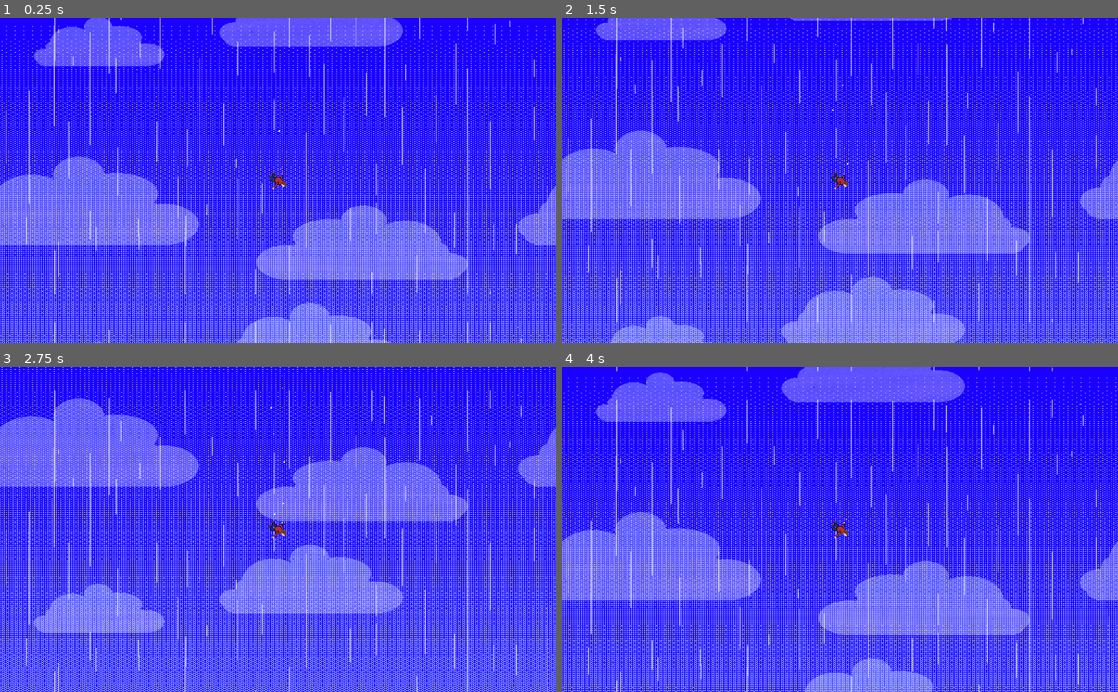
Above: before the commit, frames 1-4 (two rows, left to right).
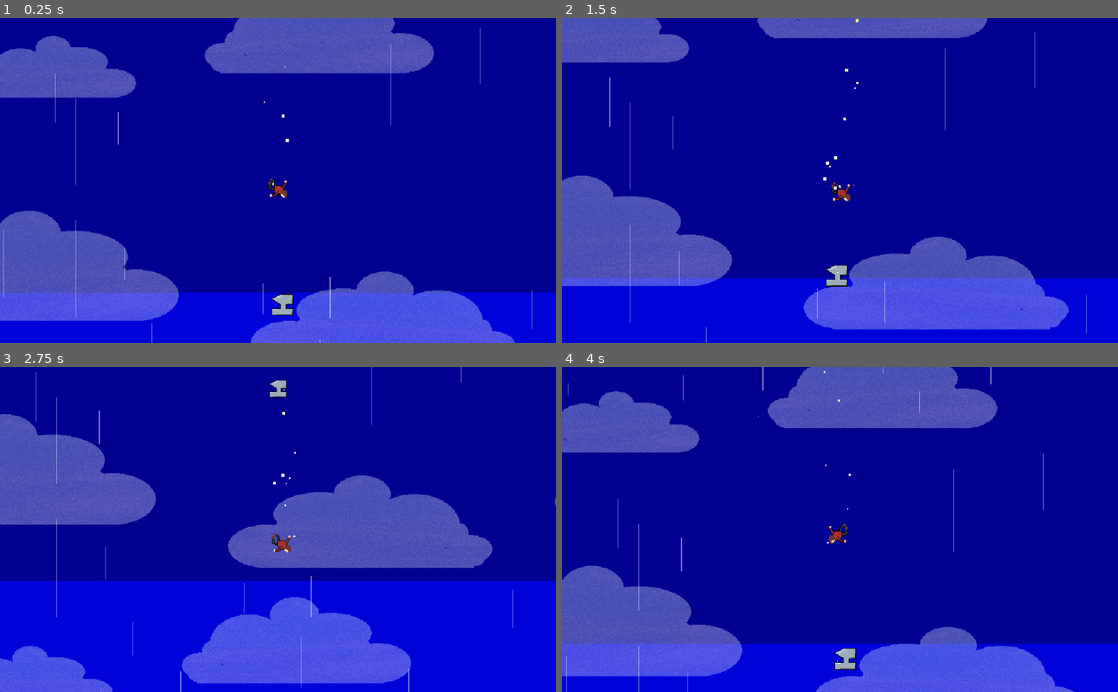
Above: after the commit, the same moments.

Repository: tradfursten/spelsylt6_clutching_at_straws
Game: Godot game, scene res://src/Main.tscn
The game is run twice, just before and just after one commit, with the same random seed, the same clock (stepped at 60 frames per second) and the same inputs. Before the commit the project has no main scene; this scene is started directly in both runs.
Inputs (mouse positions are in pixels of both pictures, inside the frame that each line leads up to):
- Up to frame 1 (0.25 s): no input
- Up to frame 2 (1.5 s): tap Enter (ui_accept) at 0.5, 0.77 s; move the mouse to (962, 164) at 0.52 s; hold Right (ui_right) 0.53-1.25 s; click (962, 164) at 0.6 s; drag from (728, 196) to (812, 245) at 1.27 s
- Up to frame 3 (2.75 s): move the mouse to (333, 458) at 2.02 s; hold Right (ui_right) from 2.03 s (still down); click (333, 458) at 2.1 s
- Up to frame 4 (4 s): release Right (ui_right) at 2.75 s; drag from (812, 594) to (673, 480) at 2.77 s; move the mouse to (1006, 578) at 3.52 s; hold Left (ui_left) from 3.53 s (still down); click (1006, 578) at 3.6 s; tap Enter (ui_accept) at 3.77 s

The runs differ from the first frame. In frame 1, 100% of the frame differs, in the area x 0-100%, y 0-100%; in frame 2, 100%; in frame 3, 100%; in frame 4, 100%.
Error after the commit: Attempt to call function 'display_item' in base 'null instance' on a null instance. (res://src/InventoryDisplay.gd:18)

Commit message:
Added anvil

Diff:
--- a/Inventory.gd
+++ b/Inventory.gd
@@ -2,9 +2,11 @@
 class_name Inventory
 
 signal items_changed(indexes)
+signal item_added(item)
+
+var drag_data = null
 
 export(Array, Resource) var items = [
-	null, null, null
 ]
 
 func set_item(item_index, item):
@@ -25,3 +27,7 @@
 	items[item_index] = null
 	emit_signal("items_changed", [item_index])
 	return previous_item
+
+func add_item(item):
+	items.push_back(item)
+	emit_signal("item_added", item)
--- a/assets/items/inventory.tres
+++ b/assets/items/inventory.tres
@@ -1,8 +1,7 @@
-[gd_resource type="Resource" load_steps=3 format=2]
+[gd_resource type="Resource" load_steps=2 format=2]
 
 [ext_resource path="res://Inventory.gd" type="Script" id=1]
-[ext_resource path="res://assets/items/anvil.tres" type="Resource" id=2]
 
 [resource]
 script = ExtResource( 1 )
-items = [ null, ExtResource( 2 ), null ]
+items = [  ]
--- a/project.godot
+++ b/project.godot
@@ -27,6 +27,7 @@
 [application]
 
 config/name="Spelsylt6_ClutchingAtStraws"
+run/main_scene="res://src/Main.tscn"
 config/icon="res://icon.png"
 
 [importer_defaults]
@@ -52,6 +53,42 @@
 "svg/scale": 1.0
 }
 
+[input]
+
+ui_left={
+"deadzone": 0.5,
+"events": [ Object(InputEventKey,"resource_local_to_scene":false,"resource_name":"","device":0,"alt":false,"shift":false,"control":false,"meta":false,"command":false,"pressed":false,"scancode":16777231,"unicode":0,"echo":false,"script":null)
+, Object(InputEventJoypadButton,"resource_local_to_scene":false,"resource_name":"","device":0,"button_index":14,"pressure":0.0,"pressed":false,"script":null)
+, Object(InputEventKey,"resource_local_to_scene":false,"resource_name":"","device":0,"alt":false,"shift":false,"control":false,"meta":false,"command":false,"pressed":false,"scancode":65,"unicode":0,"echo":false,"script":null)
+ ]
+}
+ui_right={
+"deadzone": 0.5,
+"events": [ Object(InputEventKey,"resource_local_to_scene":false,"resource_name":"","device":0,"alt":false,"shift":false,"control":false,"meta":false,"command":false,"pressed":false,"scancode":16777233,"unicode":0,"echo":false,"script":null)
+, Object(InputEventJoypadButton,"resource_local_to_scene":false,"resource_name":"","device":0,"button_index":15,"pressure":0.0,"pressed":false,"script":null)
+, Object(InputEventKey,"resource_local_to_scene":false,"resource_name":"","device":0,"alt":false,"shift":false,"control":false,"meta":false,"command":false,"pressed":false,"scancode":68,"unicode":0,"echo":false,"script":null)
+ ]
+}
+ui_up={
+"deadzone": 0.5,
+"events": [ Object(InputEventKey,"resource_local_to_scene":false,"resource_name":"","device":0,"alt":false,"shift":false,"control":false,"meta":false,"command":false,"pressed":false,"scancode":16777232,"unicode":0,"echo":false,"script":null)
+, Object(InputEventJoypadButton,"resource_local_to_scene":false,"resource_name":"","device":0,"button_index":12,"pressure":0.0,"pressed":false,"script":null)
+, Object(InputEventKey,"resource_local_to_scene":false,"resource_name":"","device":0,"alt":false,"shift":false,"control":false,"meta":false,"command":false,"pressed":false,"scancode":87,"unicode":0,"echo":false,"script":null)
+ ]
+}
+ui_down={
+"deadzone": 0.5,
+"events": [ Object(InputEventKey,"resource_local_to_scene":false,"resource_name":"","device":0,"alt":false,"shift":false,"control":false,"meta":false,"command":false,"pressed":false,"scancode":16777234,"unicode":0,"echo":false,"script":null)
+, Object(InputEventJoypadButton,"resource_local_to_scene":false,"resource_name":"","device":0,"button_index":13,"pressure":0.0,"pressed":false,"script":null)
+, Object(InputEventKey,"resource_local_to_scene":false,"resource_name":"","device":0,"alt":false,"shift":false,"control":false,"meta":false,"command":false,"pressed":false,"scancode":83,"unicode":0,"echo":false,"script":null)
+ ]
+}
+ui_left_mouse={
+"deadzone": 0.5,
+"events": [ Object(InputEventMouseButton,"resource_local_to_scene":false,"resource_name":"","device":0,"alt":false,"shift":false,"control":false,"meta":false,"command":false,"button_mask":0,"position":Vector2( 0, 0 ),"global_position":Vector2( 0, 0 ),"factor":1.0,"button_index":1,"pressed":false,"doubleclick":false,"script":null)
+ ]
+}
+
 [physics]
 
 common/enable_pause_aware_picking=true
--- a/src/BloodParticle.tscn
+++ b/src/BloodParticle.tscn
@@ -1,7 +1,7 @@
 [gd_scene load_steps=4 format=2]
 
-[sub_resource type="RectangleShape2D" id=1]
-extents = Vector2( 2.40769, 2.496 )
+[sub_resource type="CircleShape2D" id=4]
+radius = 2.55974
 
 [sub_resource type="Gradient" id=2]
 offsets = PoolRealArray( 0, 0.952229, 0.993631, 1 )
@@ -16,7 +16,7 @@
 collision_mask = 2
 
 [node name="CollisionShape2D" type="CollisionShape2D" parent="."]
-shape = SubResource( 1 )
+shape = SubResource( 4 )
 
 [node name="Sprite" type="Sprite" parent="."]
 position = Vector2( 0.00903612, 0.0361481 )
--- a/src/InventoryContainer.tscn
+++ b/src/InventoryContainer.tscn
@@ -22,5 +22,7 @@
 [node name="InventoryDisplay" parent="CenterContainer" instance=ExtResource( 1 )]
 anchor_right = 0.0
 anchor_bottom = 0.0
-margin_right = 120.0
-margin_bottom = 40.0
+margin_left = 48.0
+margin_top = 20.0
+margin_right = 48.0
+margin_bottom = 20.0
--- a/src/InventoryDisplay.gd
+++ b/src/InventoryDisplay.gd
@@ -1,8 +1,10 @@
 extends GridContainer
 
 var inventory = preload("res://assets/items/inventory.tres")
+var InventorySlotDisplay = preload("res://src/InventorySlotDisplay.tscn")
 
 func _ready() -> void:
+	inventory.connect("item_added", self, "_on_item_added")
 	inventory.connect("items_changed", self, "_on_items_changed")
 	update_inventory_display()
 
@@ -18,3 +20,8 @@
 func _on_items_changed(indexes):
 	for item_index in indexes:
 		update_inventory_slot_display(item_index)
+
+func _on_item_added(item):
+	var new_slot = InventorySlotDisplay.instance()
+	new_slot.display_item(item)
+	add_child(new_slot)
--- a/src/InventoryDisplay.tscn
+++ b/src/InventoryDisplay.tscn
@@ -1,6 +1,5 @@
-[gd_scene load_steps=3 format=2]
+[gd_scene load_steps=2 format=2]
 
-[ext_resource path="res://src/InventorySlotDisplay.tscn" type="PackedScene" id=1]
 [ext_resource path="res://src/InventoryDisplay.gd" type="Script" id=2]
 
 [node name="InventoryDisplay" type="GridContainer"]
@@ -13,23 +12,3 @@
 __meta__ = {
 "_edit_use_anchors_": false
 }
-
-[node name="InventorySlotDisplay3" parent="." instance=ExtResource( 1 )]
-anchor_right = 0.0
-anchor_bottom = 0.0
-margin_right = 341.0
-margin_bottom = 600.0
-
-[node name="InventorySlotDisplay2" parent="." instance=ExtResource( 1 )]
-anchor_right = 0.0
-anchor_bottom = 0.0
-margin_left = 341.0
-margin_right = 682.0
-margin_bottom = 600.0
-
-[node name="InventorySlotDisplay" parent="." instance=ExtResource( 1 )]
-anchor_right = 0.0
-anchor_bottom = 0.0
-margin_left = 682.0
-margin_right = 1023.0
-margin_bottom = 600.0
--- a/src/InventorySlotDisplay.gd
+++ b/src/InventorySlotDisplay.gd
@@ -19,6 +19,7 @@
 		var drag_preview = TextureRect.new()
 		drag_preview.texture = item.texture
 		set_drag_preview(drag_preview)
+		inventory.drag_data = data
 		return data
 
 func can_drop_data(_position, data):
--- a/src/Main.gd
+++ b/src/Main.gd
@@ -1,4 +1,9 @@
 extends Node2D
+var inventory = preload("res://assets/items/inventory.tres")
+
+func _ready() -> void:
+	for child in $items.get_children():
+		child.connect("pick_up_item", self, "_on_pick_up_item")
 
 func _physics_process(delta: float) -> void:
 	if Input.is_action_pressed("ui_accept"):
@@ -7,3 +12,9 @@
 
 func _on_Area2D_body_entered(body: Node) -> void:
 	$Player.hit_ground()
+
+
+func _on_pick_up_item(child, item):
+	print("Pick up " + item.name)
+	inventory.add_item(item)
+	child.queue_free()
--- a/src/Main.tscn
+++ b/src/Main.tscn
@@ -6,12 +6,16 @@
 [ext_resource path="res://assets/background/lines.png" type="Texture" id=4]
 [ext_resource path="res://src/Main.gd" type="Script" id=5]
 [ext_resource path="res://assets/background/ground.png" type="Texture" id=6]
+[ext_resource path="res://assets/items/anvil.tres" type="Resource" id=7]
+[ext_resource path="res://src/items/ItemBase.tscn" type="PackedScene" id=8]
+[ext_resource path="res://assets/items/anvil.png" type="Texture" id=9]
+[ext_resource path="res://src/InventoryDisplay.tscn" type="PackedScene" id=10]
+
+[sub_resource type="RectangleShape2D" id=2]
+extents = Vector2( 3124.1, 63.4932 )
 
 [sub_resource type="RectangleShape2D" id=1]
 extents = Vector2( 2485.94, 114.737 )
-
-[sub_resource type="RectangleShape2D" id=2]
-extents = Vector2( 3124.1, 63.4932 )
 
 [node name="Node2D" type="Node2D"]
 script = ExtResource( 5 )
@@ -47,27 +51,56 @@
 texture = ExtResource( 4 )
 centered = false
 
-[node name="Area2D" type="Area2D" parent="."]
+[node name="ground" type="Node2D" parent="."]
 
-[node name="CollisionShape2D" type="CollisionShape2D" parent="Area2D"]
+[node name="StaticBody2D" type="StaticBody2D" parent="ground"]
+position = Vector2( 658.362, 3438.39 )
+collision_layer = 2
+collision_mask = 3
+
+[node name="CollisionShape2D" type="CollisionShape2D" parent="ground/StaticBody2D"]
+position = Vector2( -5.04065, 19.3225 )
+shape = SubResource( 2 )
+
+[node name="Area2D" type="Area2D" parent="ground"]
+collision_layer = 4
+
+[node name="CollisionShape2D" type="CollisionShape2D" parent="ground/Area2D"]
 position = Vector2( 542.385, 3500 )
 shape = SubResource( 1 )
 
-[node name="Sprite" type="Sprite" parent="Area2D/CollisionShape2D"]
+[node name="Sprite" type="Sprite" parent="ground/Area2D/CollisionShape2D"]
 position = Vector2( 242.723, 150.958 )
 scale = Vector2( 5.68255, 1.08261 )
 texture = ExtResource( 6 )
 
-[node name="StaticBody2D" type="StaticBody2D" parent="."]
-position = Vector2( 658.362, 3438.39 )
-collision_layer = 2
-collision_mask = 2
-
-[node name="CollisionShape2D" type="CollisionShape2D" parent="StaticBody2D"]
-position = Vector2( -5.04065, 19.3225 )
-shape = SubResource( 2 )
-
 [node name="Player" parent="." instance=ExtResource( 1 )]
 position = Vector2( 522.608, 309.612 )
 
-[connection signal="body_entered" from="Area2D" to="." method="_on_Area2D_body_entered"]
+[node name="items" type="Node2D" parent="."]
+
+[node name="Item3" parent="items" instance=ExtResource( 8 )]
+position = Vector2( 528.83, 504.665 )
+texture = ExtResource( 9 )
+item = ExtResource( 7 )
+
+[node name="Control" type="CanvasLayer" parent="."]
+
+[node name="CenterContainer" type="CenterContainer" parent="Control"]
+anchor_right = 1.0
+margin_top = 20.0
+margin_bottom = 40.0
+__meta__ = {
+"_edit_use_anchors_": false
+}
+
+[node name="InventoryDisplay" parent="Control/CenterContainer" instance=ExtResource( 10 )]
+anchor_right = 0.0
+anchor_bottom = 0.0
+margin_left = 512.0
+margin_top = 10.0
+margin_right = 512.0
+margin_bottom = 10.0
+columns = 10
+
+[connection signal="body_entered" from="ground/Area2D" to="." method="_on_Area2D_body_entered"]
--- a/src/Player.gd
+++ b/src/Player.gd
@@ -1,27 +1,64 @@
 extends KinematicBody2D
+var inventory = preload("res://assets/items/inventory.tres")
 
+const HORIZONTAL_MOVEMENT = 30
+const VERTICAL_MOVEMENT = 20
 
 var gravity = 100
-
 var velocity = Vector2()
 
 var dead = false
+var item = null
 
 func _ready() -> void:
 	$AnimationPlayer.play("falling")
 
 
 func _physics_process(delta: float) -> void:
+	if dead:
+		return
 
 	velocity.y = gravity
+
+	var x = Input.get_action_strength("ui_right") - Input.get_action_strength("ui_left")
+	var y = Input.get_action_strength("ui_down") - Input.get_action_strength("ui_up")
+	velocity.x = x * HORIZONTAL_MOVEMENT
+	velocity.y = velocity.y + (x*VERTICAL_MOVEMENT)
+	if x < 0:
+		$AnimatedSprite.flip_h = true
+	elif x > 0:
+		$AnimatedSprite.flip_h = false
 
 	velocity = move_and_slide(velocity)
 
 func hit_ground():
-	velocity.y = 0
-	gravity = 0
 	if not dead:
 		$BloodSplaterComponent.splatter()
 		$AnimationPlayer.play("dead")
 	else:
 		dead = true
+
+func can_drop_data(_pos, data):
+	print(data)
+
+
+func _on_KinematicBody2D_input_event(viewport: Node, event: InputEvent, shape_idx: int) -> void:
+	if event.is_action_released("ui_left_mouse") and inventory.drag_data != null:
+		print(get_viewport().get_mouse_position())
+		if inventory.drag_data is Dictionary:
+			item = inventory.drag_data.item
+			print(inventory.drag_data.item)
+			match inventory.drag_data.item.name:
+				"Anvil":
+					$AnimationPlayer.play("holding_anvil")
+					$EffectTimer.start()
+
+
+
+		inventory.drag_data = null
+
+
+func _on_EffectTimer_timeout() -> void:
+	match item.name:
+		"Anvil" :
+			gravity = 2000
--- a/src/Player.tscn
+++ b/src/Player.tscn
@@ -1,10 +1,14 @@
-[gd_scene load_steps=12 format=2]
+[gd_scene load_steps=16 format=2]
 
 [ext_resource path="res://assets/player/falling.png" type="Texture" id=1]
 [ext_resource path="res://src/Player.gd" type="Script" id=2]
 [ext_resource path="res://src/BloodSplaterComponent.tscn" type="PackedScene" id=3]
 [ext_resource path="res://src/BloodParticle.tscn" type="PackedScene" id=4]
 [ext_resource path="res://assets/player/dead.png" type="Texture" id=5]
+[ext_resource path="res://assets/player/holding_anvil.png" type="Texture" id=6]
+
+[sub_resource type="Gradient" id=8]
+colors = PoolColorArray( 1, 1, 1, 1, 0.972549, 1, 0.0627451, 1 )
 
 [sub_resource type="AtlasTexture" id=1]
 atlas = ExtResource( 1 )
@@ -21,6 +25,11 @@
 "name": "dead",
 "speed": 5.0
 }, {
+"frames": [ ExtResource( 6 ) ],
+"loop": true,
+"name": "holding_anvil",
+"speed": 5.0
+}, {
 "frames": [ SubResource( 1 ), SubResource( 2 ) ],
 "loop": true,
 "name": "idle",
@@ -29,6 +38,30 @@
 
 [sub_resource type="CapsuleShape2D" id=6]
 radius = 6.45151
+
+[sub_resource type="Animation" id=9]
+resource_name = "breaking"
+step = 0.5
+tracks/0/type = "bezier"
+tracks/0/path = NodePath("AnimatedSprite:rotation_degrees")
+tracks/0/interp = 1
+tracks/0/loop_wrap = true
+tracks/0/imported = false
+tracks/0/enabled = true
+tracks/0/keys = {
+"points": PoolRealArray( 0, -0.25, 0, 0.25, 0, -35, -0.25, 0, 0.25, 0 ),
+"times": PoolRealArray( 0, 1 )
+}
+tracks/1/type = "bezier"
+tracks/1/path = NodePath("CollisionShape2D:rotation_degrees")
+tracks/1/interp = 1
+tracks/1/loop_wrap = true
+tracks/1/imported = false
+tracks/1/enabled = true
+tracks/1/keys = {
+"points": PoolRealArray( -52, -0.25, 0, 0.25, 0, -95.4, -0.25, 0, 0.25, 0 ),
+"times": PoolRealArray( 0, 1 )
+}
 
 [sub_resource type="Animation" id=5]
 resource_name = "dead"
@@ -131,9 +164,47 @@
 "update": 1,
 "values": [ true ]
 }
+tracks/4/type = "value"
+tracks/4/path = NodePath("AnimatedSprite:rotation_degrees")
+tracks/4/interp = 1
+tracks/4/loop_wrap = true
+tracks/4/imported = false
+tracks/4/enabled = true
+tracks/4/keys = {
+"times": PoolRealArray( 0 ),
+"transitions": PoolRealArray( 1 ),
+"update": 0,
+"values": [ 0.0 ]
+}
+
+[sub_resource type="Animation" id=10]
+resource_name = "holding_anvil"
+tracks/0/type = "value"
+tracks/0/path = NodePath("AnimatedSprite:animation")
+tracks/0/interp = 1
+tracks/0/loop_wrap = true
+tracks/0/imported = false
+tracks/0/enabled = true
+tracks/0/keys = {
+"times": PoolRealArray( 0.1 ),
+"transitions": PoolRealArray( 1 ),
+"update": 1,
+"values": [ "holding_anvil" ]
+}
+tracks/1/type = "bezier"
+tracks/1/path = NodePath("CollisionShape2D:rotation_degrees")
+tracks/1/interp = 1
+tracks/1/loop_wrap = true
+tracks/1/imported = false
+tracks/1/enabled = true
+tracks/1/keys = {
+"points": PoolRealArray( 0, -0.25, 0, 0.25, 0 ),
+"times": PoolRealArray( 0.1 )
+}
 
 [node name="KinematicBody2D" type="KinematicBody2D"]
-collision_mask = 3
+input_pickable = true
+collision_mask = 7
 script = ExtResource( 2 )
 __meta__ = {
 "_edit_group_": true
@@ -141,17 +212,19 @@
 
 [node name="Camera2D" type="Camera2D" parent="."]
 current = true
+zoom = Vector2( 0.8, 0.8 )
+smoothing_enabled = true
 
 [node name="Particles2D" type="CPUParticles2D" parent="."]
-amount = 18
+amount = 21
 lifetime = 3.0
-speed_scale = 1.16
-randomness = 0.59
+speed_scale = 4.0
+randomness = 0.69
 lifetime_randomness = 0.69
 emission_shape = 1
-emission_sphere_radius = 14.76
+emission_sphere_radius = 24.86
 direction = Vector2( 0, -1 )
-spread = 0.0
+spread = 3.87
 gravity = Vector2( 0, 0 )
 initial_velocity = 311.83
 angular_velocity = 2.0
@@ -159,17 +232,16 @@
 orbit_velocity_random = 1.0
 linear_accel = -53.77
 linear_accel_random = 1.0
-scale_amount = 3.0
+scale_amount = 5.0
 scale_amount_random = 1.0
+color_ramp = SubResource( 8 )
 
 [node name="AnimatedSprite" type="AnimatedSprite" parent="."]
 frames = SubResource( 3 )
-animation = "idle"
-frame = 1
+animation = "holding_anvil"
 playing = true
 
 [node name="CollisionShape2D" type="CollisionShape2D" parent="."]
-rotation = 2.20435
 shape = SubResource( 6 )
 
 [node name="BloodSplaterComponent" parent="." instance=ExtResource( 3 )]
@@ -177,5 +249,14 @@
 BloodParticleNumber = 64
 
 [node name="AnimationPlayer" type="AnimationPlayer" parent="."]
+anims/breaking = SubResource( 9 )
 anims/dead = SubResource( 5 )
 anims/falling = SubResource( 7 )
+anims/holding_anvil = SubResource( 10 )
+
+[node name="EffectTimer" type="Timer" parent="."]
+wait_time = 0.6
+one_shot = true
+
+[connection signal="input_event" from="." to="." method="_on_KinematicBody2D_input_event"]
+[connection signal="timeout" from="EffectTimer" to="." method="_on_EffectTimer_timeout"]
--- /dev/null
+++ b/src/Title.tscn
@@ -0,0 +1,20 @@
+[gd_scene load_steps=2 format=2]
+
+[ext_resource path="res://assets/title.png" type="Texture" id=1]
+
+[node name="Title" type="Node2D"]
+
+[node name="TextureRect" type="TextureRect" parent="."]
+anchor_left = 0.5
+anchor_top = 0.5
+anchor_right = 0.5
+anchor_bottom = 0.5
+margin_left = 207.667
+margin_top = 150.768
+margin_right = 789.667
+margin_bottom = 331.768
+texture = ExtResource( 1 )
+stretch_mode = 4
+__meta__ = {
+"_edit_use_anchors_": false
+}
--- /dev/null
+++ b/src/items/Anvil.tscn
@@ -0,0 +1,16 @@
+[gd_scene load_steps=3 format=2]
+
+[ext_resource path="res://assets/items/anvil.png" type="Texture" id=1]
+
+[sub_resource type="RectangleShape2D" id=1]
+extents = Vector2( 16.1045, 15.5216 )
+
+[node name="Anvil" type="Node2D"]
+
+[node name="Sprite" type="Sprite" parent="."]
+texture = ExtResource( 1 )
+
+[node name="Area2D" type="Area2D" parent="."]
+
+[node name="CollisionShape2D" type="CollisionShape2D" parent="Area2D"]
+shape = SubResource( 1 )
--- /dev/null
+++ b/src/items/ItemBase.gd
@@ -0,0 +1,17 @@
+extends Area2D
+
+export(Texture) var texture
+export(Resource) var item
+
+signal pick_up_item
+
+
+
+# Called when the node enters the scene tree for the first time.
+func _ready() -> void:
+	$Sprite.texture = texture
+
+
+
+func _on_Item_body_entered(body: Node) -> void:
+	emit_signal("pick_up_item", self, item)
--- /dev/null
+++ b/src/items/ItemBase.tscn
@@ -0,0 +1,21 @@
+[gd_scene load_steps=3 format=2]
+
+[ext_resource path="res://src/items/ItemBase.gd" type="Script" id=1]
+
+[sub_resource type="RectangleShape2D" id=1]
+extents = Vector2( 16, 16 )
+
+[node name="Item" type="Area2D"]
+script = ExtResource( 1 )
+
+[node name="Sprite" type="Sprite" parent="."]
+
+[node name="CollisionShape2D" type="CollisionShape2D" parent="."]
+shape = SubResource( 1 )
+
+[node name="CPUParticles2D" type="CPUParticles2D" parent="."]
+emission_shape = 1
+emission_sphere_radius = 12.01
+gravity = Vector2( 0, -98 )
+
+[connection signal="body_entered" from="." to="." method="_on_Item_body_entered"]
Binary file changed: assets/background/background_large.aseprite
Binary file changed: assets/background/background_large.png
Binary file changed: assets/background/lines.png
Binary file added: assets/player/holding_anvil.aseprite
Binary file added: assets/player/holding_anvil.png
Not shown, added: assets/player/holding_anvil.png.import
Binary file added: assets/title.aseprite
Binary file added: assets/title.png
Not shown, added: assets/title.png.import
Not shown: 1 places in src/Main.tscn that only renumber resources
